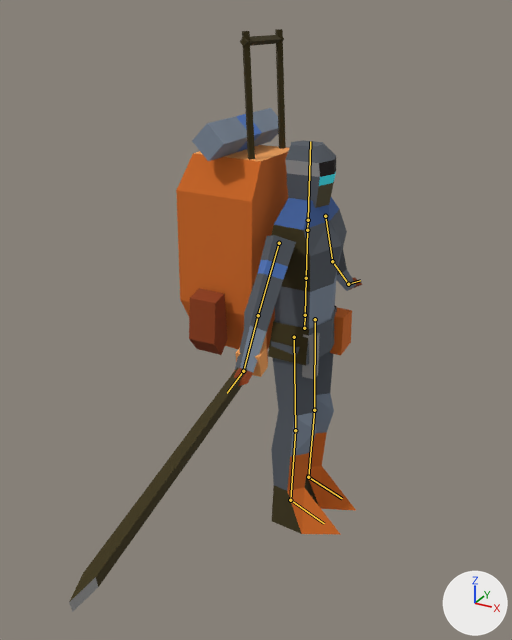
What one commit did to the Blender file art/models/units/crew.fremen.blend.
One viewpoint serves both versions: a 50 mm camera at (0.522, -1.147, 0.992) aimed at (0.007, -0.209, 0.523). Arrows for +X, +Y and +Z are at lower right; the lights stay in place. The first picture is the older version. The bones that bend it are drawn over the model as lines.

Names of what the first picture shows: 'body', 'weapons0'.
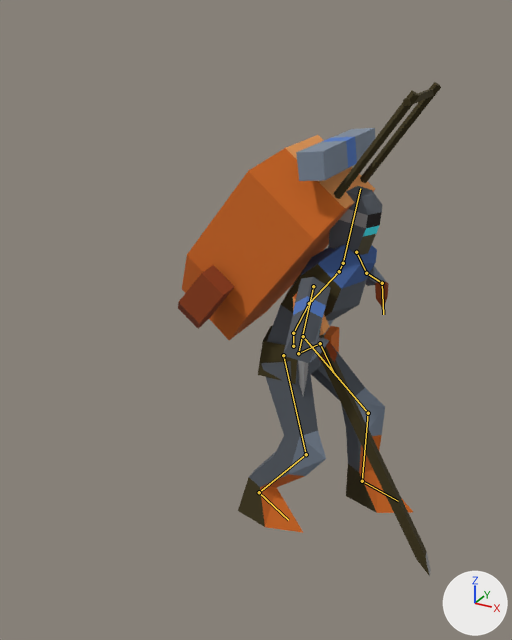
The newer file adds an action. The first version stands in its rest pose; the second is drawn at frame 8 of the action 'walk'.

Boxes (x1, y1, x2, y2) around the edits, measured in the pictures (512 x 640 px):
'body', posed (41% wider, 11% shorter): before (176, 29, 362, 535); after (178, 82, 441, 533)
'weapons0', posed (31% narrower): before (69, 336, 268, 612); after (293, 292, 431, 576)
bone 'hips', root to tip: before (304, 328) to (305, 315); after (293, 346) to (293, 333)
bone 'spine', root to tip: before (305, 315) to (306, 278); after (293, 333) to (309, 303)
bone 'chest', root to tip: before (306, 278) to (307, 230); after (309, 303) to (339, 271)
bone 'neck', root to tip: before (307, 230) to (308, 220); after (339, 271) to (343, 263)
bone 'head', root to tip: before (308, 220) to (310, 141); after (343, 263) to (360, 188)
bone 'upper_arm.L', root to tip: before (325, 216) to (332, 261); after (356, 252) to (366, 273)
bone 'forearm.L', root to tip: before (332, 261) to (348, 284); after (366, 273) to (382, 283)
bone 'hand.L', root to tip: before (348, 284) to (360, 280); after (382, 283) to (383, 314)
bone 'upper_arm.R', root to tip: before (279, 243) to (258, 315); after (313, 286) to (298, 353)
bone 'forearm.R', root to tip: before (258, 315) to (243, 371); after (298, 353) to (320, 343)
bone 'hand.R', root to tip: before (243, 371) to (227, 393); after (320, 343) to (335, 375)
bone 'thigh.L', root to tip: before (315, 319) to (314, 410); after (303, 336) to (368, 413)
bone 'shin.L', root to tip: before (314, 410) to (308, 477); after (368, 413) to (362, 481)
bone 'thigh.R', root to tip: before (294, 337) to (295, 430); after (283, 355) to (306, 454)
bone 'shin.R', root to tip: before (295, 430) to (290, 500); after (306, 454) to (259, 492)
bone 'foot.R', root to tip: before (290, 500) to (324, 523); after (259, 492) to (288, 520)

Patch to the scene script:
```diff
--- a/art/models/units/crew.fremen.blend.py
+++ b/art/models/units/crew.fremen.blend.py
@@ bone_hips @@
 bone_hips = bpy.data.objects['rig'].pose.bones['hips']
-bone_hips.location = (0.0, 0.0, 0.0)
-bone_hips.rotation_euler = (0.0, 0.0, 0.0)  # degrees (0, 0, 0)
+bone_hips.location = (-0.02, -0.04, 0.007)
+bone_hips.rotation_euler = (0.0, 0.0349, 0.0)  # degrees (0, 2, 0)
@@ bone_spine @@
 bone_spine = bpy.data.objects['rig'].pose.bones['spine']  # child of 'hips'
-bone_spine.rotation_euler = (0.0, 0.0, 0.0)  # degrees (0, 0, 0)
+bone_spine.rotation_euler = (0.0175, 0.0, -0.419)  # degrees (1, 0, -24)
@@ bone_chest @@
 bone_chest = bpy.data.objects['rig'].pose.bones['chest']  # child of 'spine'
-bone_chest.rotation_euler = (0.0, 0.0, 0.0)  # degrees (0, 0, 0)
+bone_chest.rotation_euler = (0.0175, -0.0175, -0.244)  # degrees (1, -1, -14)
@@ bone_neck @@
 bone_neck = bpy.data.objects['rig'].pose.bones['neck']  # child of 'chest'
-bone_neck.rotation_euler = (0.0, 0.0, 0.0)  # degrees (0, 0, 0)
+bone_neck.rotation_euler = (-0.0175, 0.0, 0.279)  # degrees (-1, 0, 16)
@@ bone_head @@
 bone_head = bpy.data.objects['rig'].pose.bones['head']  # child of 'neck'
-bone_head.rotation_euler = (0.0, 0.0, 0.0)  # degrees (0, 0, 0)
+bone_head.rotation_euler = (0.0, 0.0, 0.209)  # degrees (0, 0, 12)
@@ bone_upper_arm_l @@
 bone_upper_arm_l = bpy.data.objects['rig'].pose.bones['upper_arm.L']  # child of 'chest'
-bone_upper_arm_l.rotation_euler = (0.0, 0.0, 0.0)  # degrees (0, 0, 0)
+bone_upper_arm_l.rotation_euler = (0.419, 0.0873, -0.367)  # degrees (24, 5, -21)
@@ bone_forearm_l @@
 bone_forearm_l = bpy.data.objects['rig'].pose.bones['forearm.L']  # child of 'upper_arm.L'
-bone_forearm_l.rotation_euler = (0.0, 0.0, 0.0)  # degrees (0, 0, 0)
+bone_forearm_l.rotation_euler = (0.175, 0.367, -2.234)  # degrees (10, 21, -128)
@@ bone_hand_l @@
 bone_hand_l = bpy.data.objects['rig'].pose.bones['hand.L']  # child of 'forearm.L'
-bone_hand_l.rotation_euler = (0.0, 0.0, 0.0)  # degrees (0, 0, 0)
+bone_hand_l.rotation_euler = (-1.92, 0.436, 0.297)  # degrees (-110, 25, 17)
@@ bone_upper_arm_r @@
 bone_upper_arm_r = bpy.data.objects['rig'].pose.bones['upper_arm.R']  # child of 'chest'
-bone_upper_arm_r.rotation_euler = (0.0, 0.0, 0.0)  # degrees (0, 0, 0)
+bone_upper_arm_r.rotation_euler = (-0.628, 0.122, -0.716)  # degrees (-36, 7, -41)
@@ bone_forearm_r @@
 bone_forearm_r = bpy.data.objects['rig'].pose.bones['forearm.R']  # child of 'upper_arm.R'
-bone_forearm_r.rotation_euler = (0.0, 0.0, 0.0)  # degrees (0, 0, 0)
+bone_forearm_r.rotation_euler = (2.478, -0.105, 0.192)  # degrees (142, -6, 11)
@@ bone_hand_r @@
 bone_hand_r = bpy.data.objects['rig'].pose.bones['hand.R']  # child of 'forearm.R'
-bone_hand_r.rotation_euler = (0.0, 0.0, 0.0)  # degrees (0, 0, 0)
+bone_hand_r.rotation_euler = (-0.436, -0.0873, -0.593)  # degrees (-25, -5, -34)
@@ bone_thigh_l @@
 bone_thigh_l = bpy.data.objects['rig'].pose.bones['thigh.L']  # child of 'hips'
-bone_thigh_l.rotation_euler = (0.0, 0.0, 0.0)  # degrees (0, 0, 0)
+bone_thigh_l.rotation_euler = (0.105, 0.0349, -0.716)  # degrees (6, 2, -41)
@@ bone_shin_l @@
 bone_shin_l = bpy.data.objects['rig'].pose.bones['shin.L']  # child of 'thigh.L'
-bone_shin_l.rotation_euler = (0.0, 0.0, 0.0)  # degrees (0, 0, 0)
+bone_shin_l.rotation_euler = (-0.0349, 0.0175, 0.698)  # degrees (-2, 1, 40)
@@ bone_thigh_r @@
 bone_thigh_r = bpy.data.objects['rig'].pose.bones['thigh.R']  # child of 'hips'
-bone_thigh_r.rotation_euler = (0.0, 0.0, 0.0)  # degrees (0, 0, 0)
+bone_thigh_r.rotation_euler = (-0.0873, -0.0175, -0.279)  # degrees (-5, -1, -16)
@@ bone_shin_r @@
 bone_shin_r = bpy.data.objects['rig'].pose.bones['shin.R']  # child of 'thigh.R'
-bone_shin_r.rotation_euler = (0.0, 0.0, 0.0)  # degrees (0, 0, 0)
+bone_shin_r.rotation_euler = (0.157, -0.0698, 0.89)  # degrees (9, -4, 51)
@@ bone_foot_r @@
 bone_foot_r = bpy.data.objects['rig'].pose.bones['foot.R']  # child of 'shin.R'
-bone_foot_r.rotation_euler = (0.0, 0.0, 0.0)  # degrees (0, 0, 0)
+bone_foot_r.rotation_euler = (0.489, 0.0698, -0.279)  # degrees (28, 4, -16)
```
